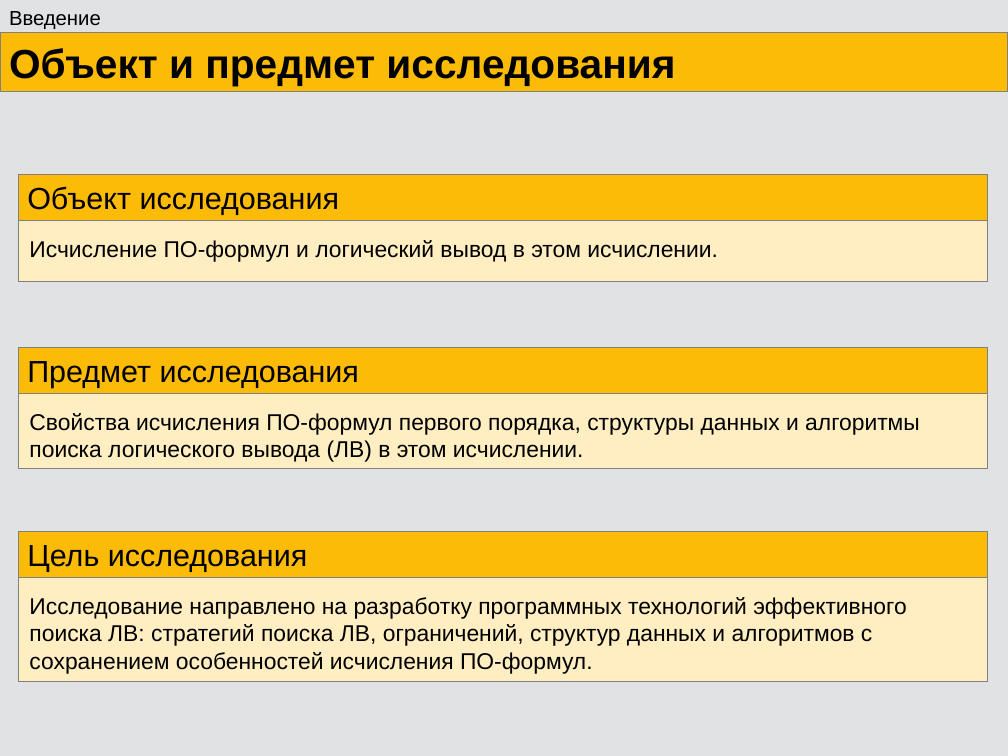
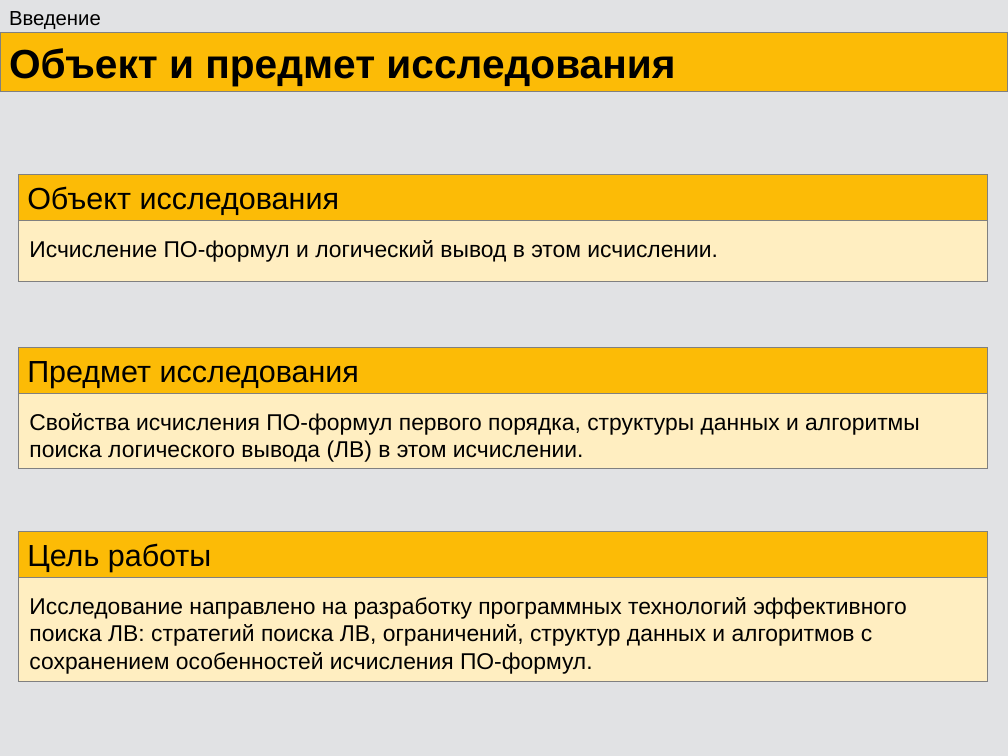
Before and after one commit to eugeneai/prisnif, a slide deck: slide 4 of brick/pres/pacman4.odp. Drawn at 1008x756 pixels with LibreOffice and Linux fonts; fonts in the diff are those of the drawing. Boxes give left, top, right and bottom in pixels: in the first picture for what was removed or moved away, otherwise in the second. Text is boxed around its words. In the diff, an @@ line names an element or a change of style, - is before the commit and + after.

```diff
--- a/brick/pres/pacman4.odp
+++ b/brick/pres/pacman4.odp
@@ text in rectangle at (27,543,212,572): text changed @@
-Цель исследования
+Цель работы
```
Also in this commit, not shown: 29 other slides changed.
